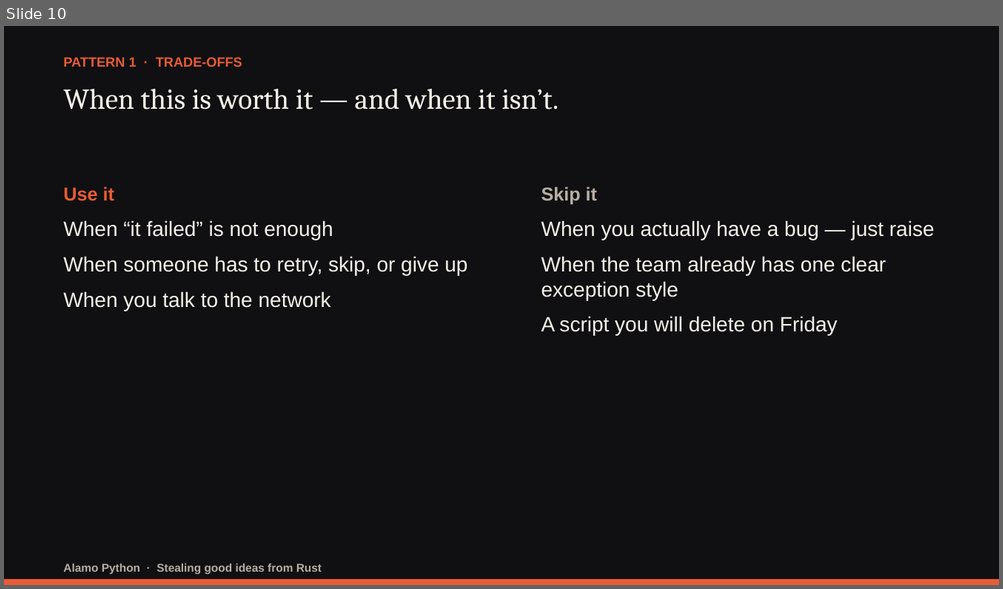
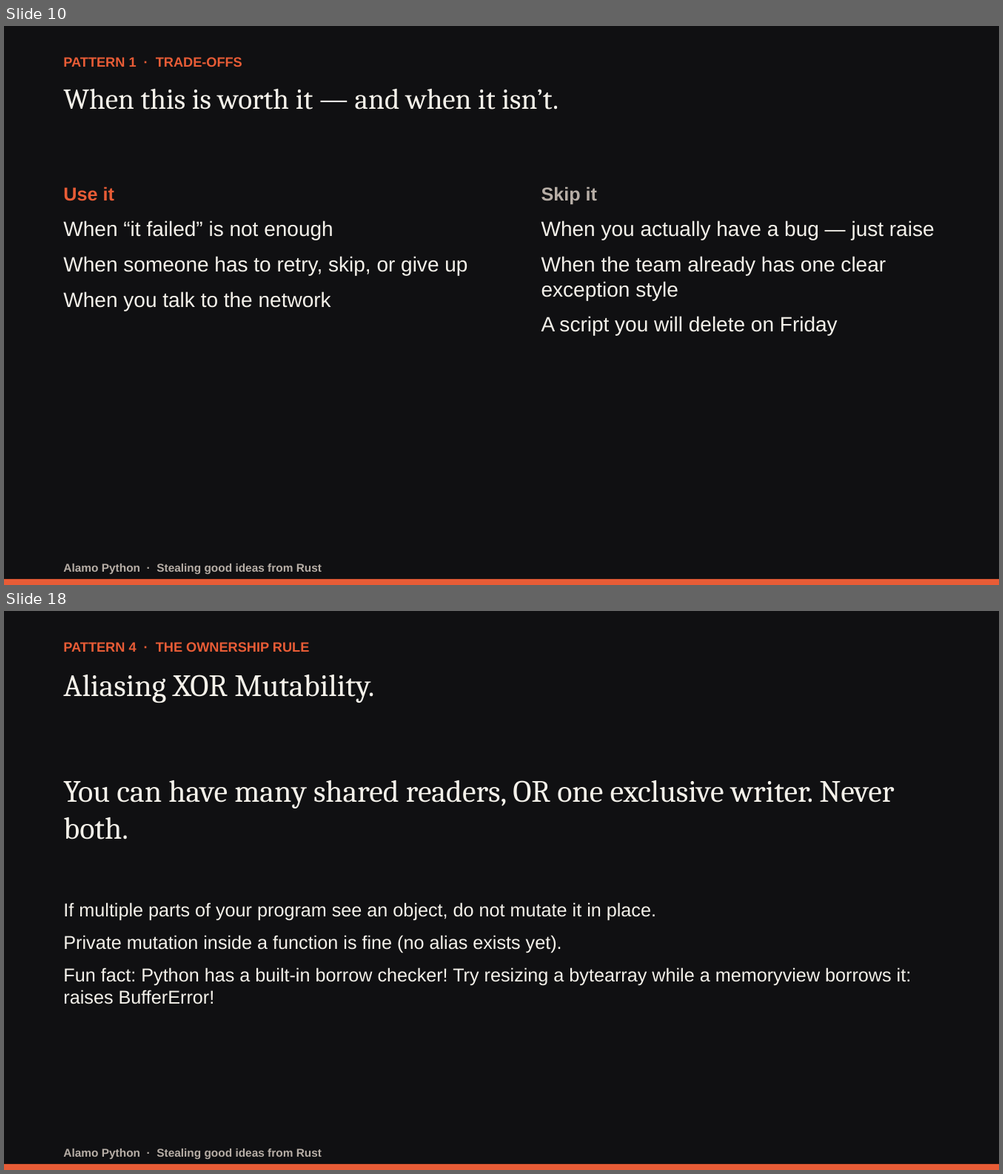
Before and after one commit to darwing1210/thinking-in-rust-writing-in-python, a slide deck: presentation/stealing-good-ideas-from-rust.pptx. Shown one above the other, each under a label of ours: slide 10 before the commit, slides 10 and 18 after it; the slides between them are not shown. The pictures are 1003x589 and 1003x1174 pixels, drawn with LibreOffice and Linux fonts; fonts in the diff are those of the drawing. Boxes give left, top, right and bottom in pixels: in the first picture for what was removed or moved away, otherwise in the second. Text is boxed around its words. In the diff, an @@ line names an element or a change of style, - is before the commit and + after.

Commit message:
Upgrade talk to 4 deep patterns: Typestates, NewType, assert_never, and Ownership law

```diff
--- a/presentation/stealing-good-ideas-from-rust.pptx
+++ b/presentation/stealing-good-ideas-from-rust.pptx
@@ slide 18 added at box(4, 611, 999, 1170), background #101012 @@
@@ text added at box(63, 642, 309, 652), 13 pt, text #E85C36, bold @@
+PATTERN 4 · THE OWNERSHIP RULE
@@ text added at box(63, 675, 374, 703), 30 pt, text #F4F1EA @@
+Aliasing XOR Mutability.
@@ text added at box(63, 780, 893, 840), 30 pt, text #F4F1EA @@
+You can have many shared readers, OR one exclusive writer. Never both.
@@ text added at box(63, 903, 911, 1005), 18 pt, text #F4F1EA @@
+If multiple parts of your program see an object, do not mutate it in place.
+Private mutation inside a function is fine (no alias exists yet).
+Fun fact: Python has a built-in borrow checker! Try resizing a bytearray while a memoryview borrows it: raises BufferError!
@@ rectangle added at box(4, 1165, 999, 1170), fill #E85C36 @@
@@ text added at box(63, 1149, 321, 1159), 11 pt, text #B7AEA6, bold @@
+Alamo Python · Stealing good ideas from Rust
```
Also in this commit, not shown: 11 slides changed, 5 other slides added, 4 slides removed, 21 other files.
